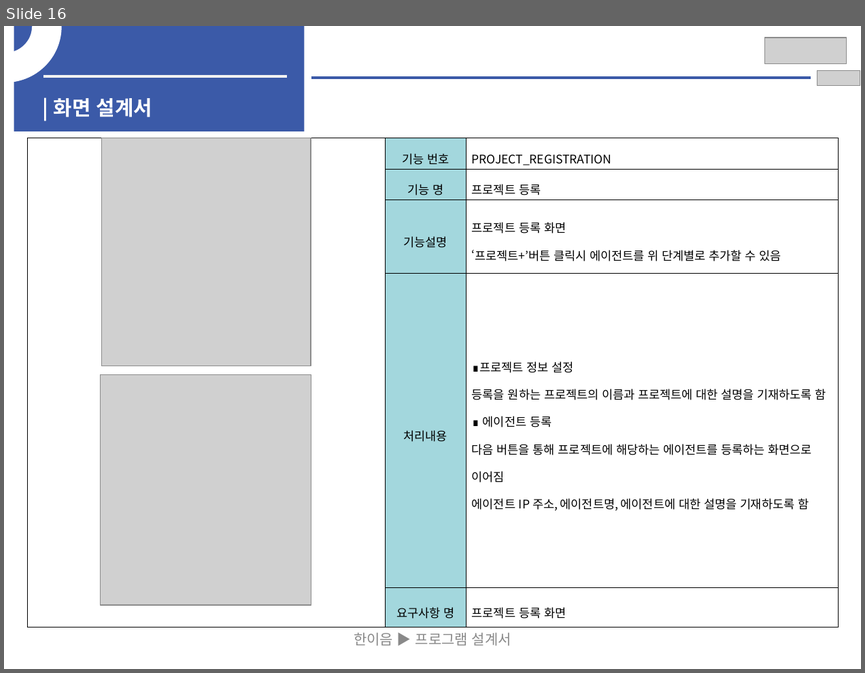
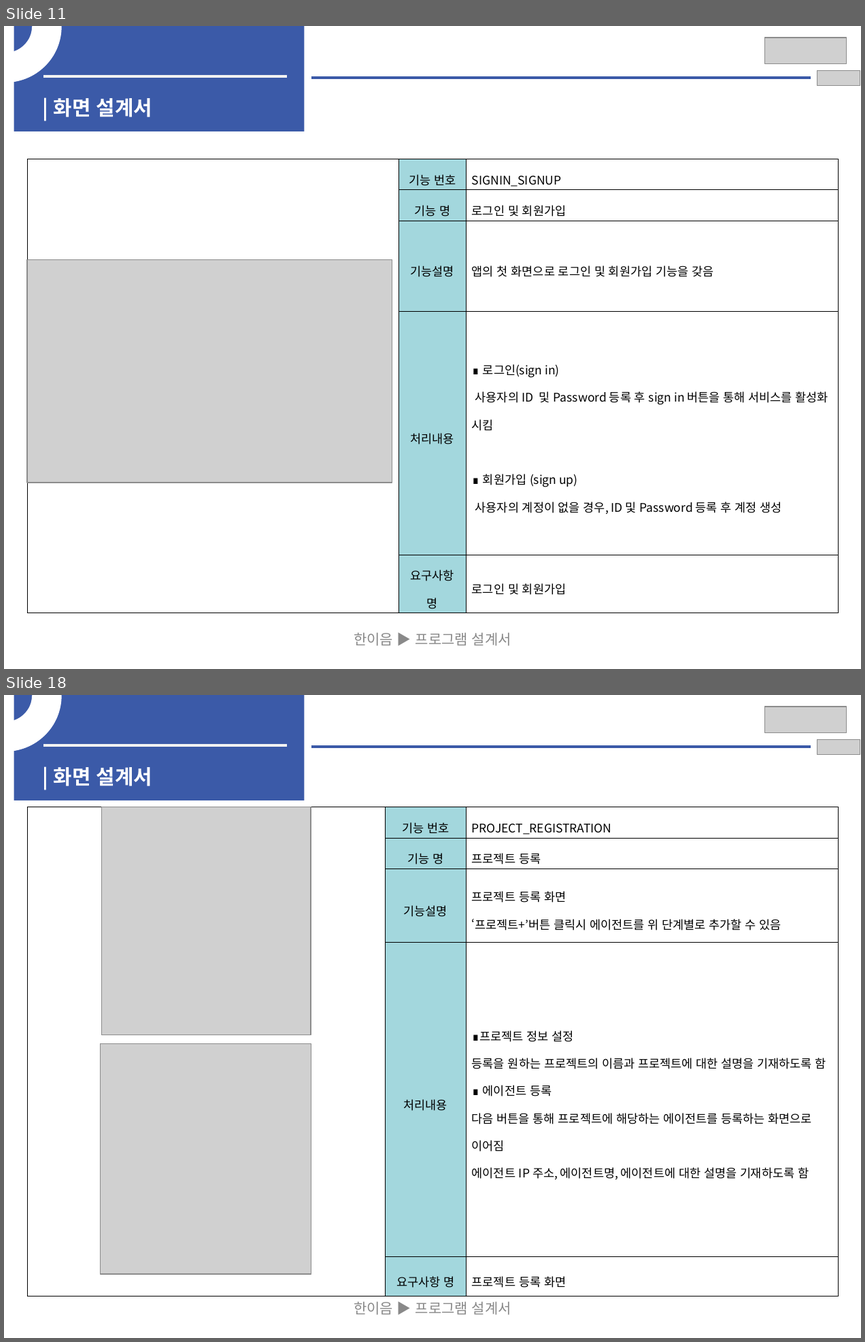
Before and after one commit to HwangYooHyun1/2023_Hanium_prj, a slide deck: 02_문서/03_중간보고서/2023_SW개발_HW제작설계서_일반_초안.pptx. Shown one above the other, each under a label of ours: slide 16 before the commit, slides 11 and 18 after it; the slides between them are not shown. The pictures are 865x673 and 865x1342 pixels, drawn with LibreOffice and Linux fonts; fonts in the diff are those of the drawing; grey boxes stand for pictures. Boxes give left, top, right and bottom in pixels: in the first picture for what was removed or moved away, otherwise in the second. Text is boxed around its words. In the diff, an @@ line names an element or a change of style, - is before the commit and + after.

```diff
--- a/02_문서/03_중간보고서/2023_SW개발_HW제작설계서_일반_초안.pptx
+++ b/02_문서/03_중간보고서/2023_SW개발_HW제작설계서_일반_초안.pptx
@@ slide 11 added at [4, 26, 861, 669], background #FFFFFF @@
@@ freeform shape added at [5, 27, 60, 82], fill #FFFFFF, outline #FFFFFF 2.01 pt @@
@@ rectangle added at [14, 26, 304, 131], fill #3B5AA8 @@
@@ picture added at [765, 38, 847, 65] @@
@@ line added from (43, 76) to (287, 76), #F2F2F2 2.26 pt @@
@@ line added from (311, 78) to (810, 78), #3B5AA8 2.26 pt @@
@@ picture added at [817, 71, 860, 85] @@
@@ text added at [54, 98, 152, 117], 17 pt, text #FFFFFF, bold @@
+| 화면 설계서
@@ table added at [27, 159, 837, 611], 5 rows, 3 columns @@
+ | 기능 번호 | SIGNIN_SIGNUP
+ | 기능 명 | 로그인 및 회원가입
+ | 기능설명 | 앱의 첫 화면으로 로그인 및 회원가입 기능을 갖음
+ | 처리내용 | ∎ 로그인(sign in) / 사용자의 ID 및 Password 등록 후 sign in 버튼을 통해 서비스를 활성화 시킴 / ∎ 회원가입 (sign up) / 사용자의 계정이 없을 경우, ID 및 Password 등록 후 계정 생성
+ | 요구사항 명 | 로그인 및 회원가입
@@ picture added at [27, 259, 392, 482] @@
@@ text added at [354, 632, 511, 645], 12 pt, text #898989 @@
+한이음 ▶ 프로그램 설계서
@@ what was slide 16 is now slide 18 @@
```
Also in this commit, not shown: 20 slides changed, 1 other slide added, 2 other files.
